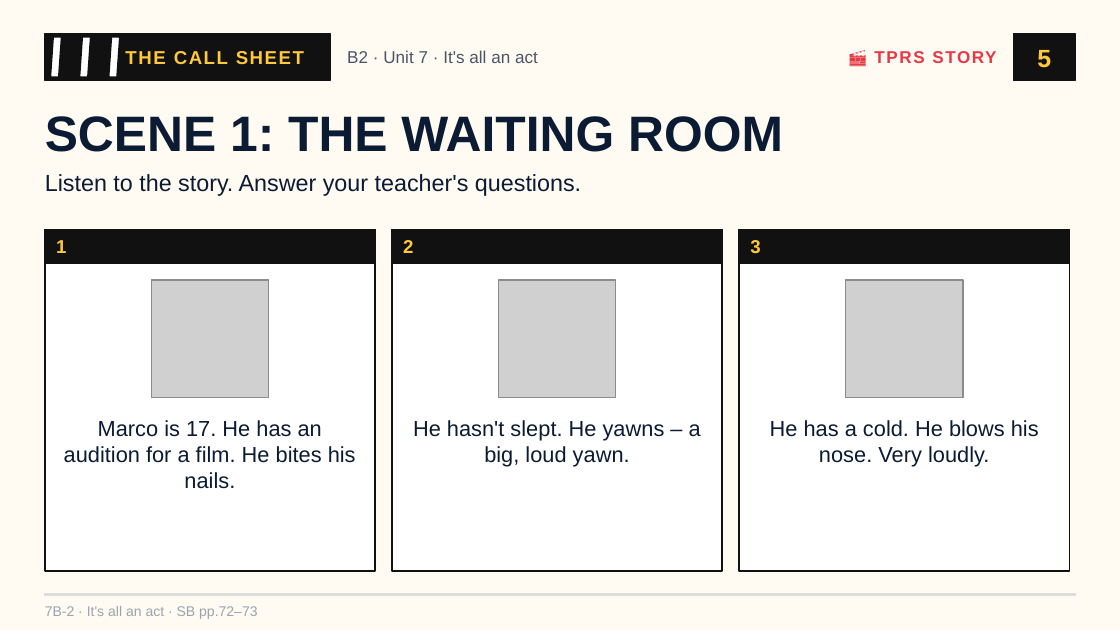
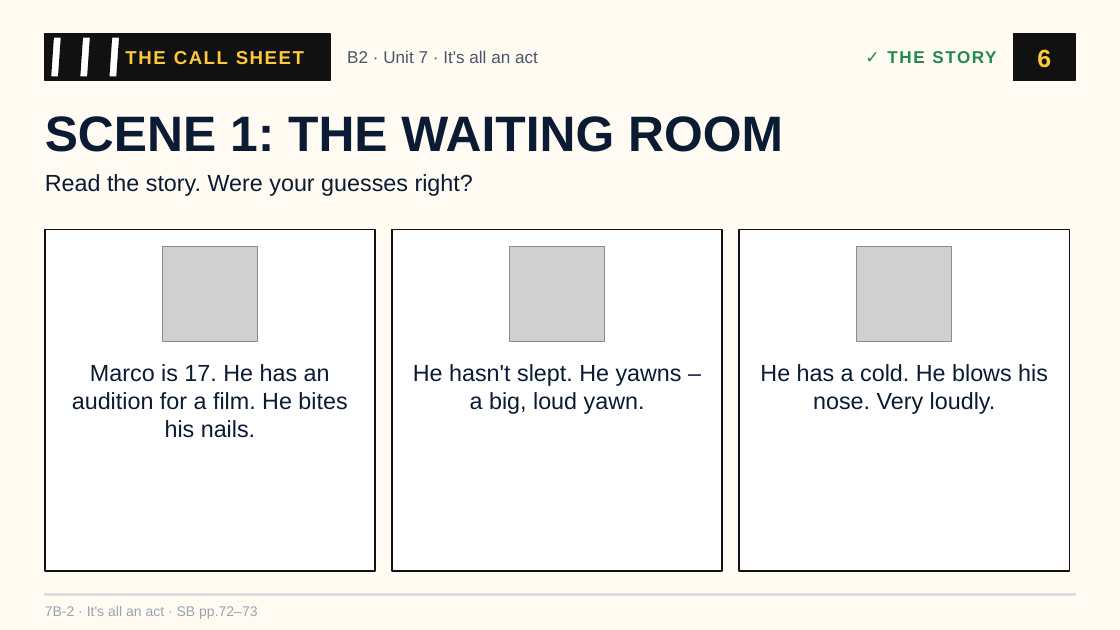
Before and after one commit to londonlanguageschool/Bagheria-, a slide deck: slide 6 of materials/B2/B2_7B-2_Its_all_an_act.pptx (slide 5 before the commit). Drawn at 1120x630 pixels with LibreOffice and Linux fonts; fonts in the diff are those of the drawing; grey boxes stand for pictures. Boxes give left, top, right and bottom in pixels: in the first picture for what was removed or moved away, otherwise in the second. Text is boxed around its words. In the diff, an @@ line names an element or a change of style, - is before the commit and + after.

```diff
--- a/materials/B2/B2_7B-2_Its_all_an_act.pptx
+++ b/materials/B2/B2_7B-2_Its_all_an_act.pptx
@@ text at <box>887,51,996,63</box>: text changed; text colour #E63946 to #1E8A4C @@
-🎬 TPRS STORY
+✓ THE STORY
@@ text at <box>1037,49,1051,68</box>: text changed @@
-5
+6
@@ text at <box>45,174,473,196</box>: text changed @@
-Listen to the story. Answer your teacher's questions.
+Read the story. Were your guesses right?
@@ rectangle removed at <box>45,230,375,263</box> @@
@@ rectangle removed at <box>392,230,722,263</box> @@
@@ rectangle removed at <box>739,230,1070,263</box> @@
@@ text removed at <box>56,240,66,253</box> @@
-1
@@ picture: place and size @@
-picture at <box>151,280,269,398</box>
+picture at <box>162,246,258,342</box>
@@ text removed at <box>403,240,413,253</box> @@
-2
@@ picture: place and size @@
-picture at <box>498,280,616,398</box>
+picture at <box>510,246,605,342</box>
@@ text removed at <box>750,240,760,254</box> @@
-3
@@ picture: place and size @@
-picture at <box>846,280,963,398</box>
+picture at <box>857,246,952,342</box>
@@ text "Marco is 17. He has ...": place and size @@
-text "Marco is 17. He has ..." at <box>64,420,356,489</box>
+text "Marco is 17. He has ..." at <box>72,364,347,438</box>
@@ text "He hasn't slept. He yawns ...": place and size @@
-text "He hasn't slept. He yawns ..." at <box>413,420,701,467</box>
+text "He hasn't slept. He yawns ..." at <box>413,364,682,414</box>
@@ size 14 to 15 pt in 3 elements at <box>72,364,347,438</box>, <box>413,364,682,414</box>, <box>760,364,1048,414</box> @@
@@ text "He has a cold. He ...": place and size @@
-text "He has a cold. He ..." at <box>770,420,1039,467</box>
+text "He has a cold. He ..." at <box>760,364,1048,414</box>
```
Also in this commit, not shown: 15 other slides changed, 3 slides added, 27 other files.
